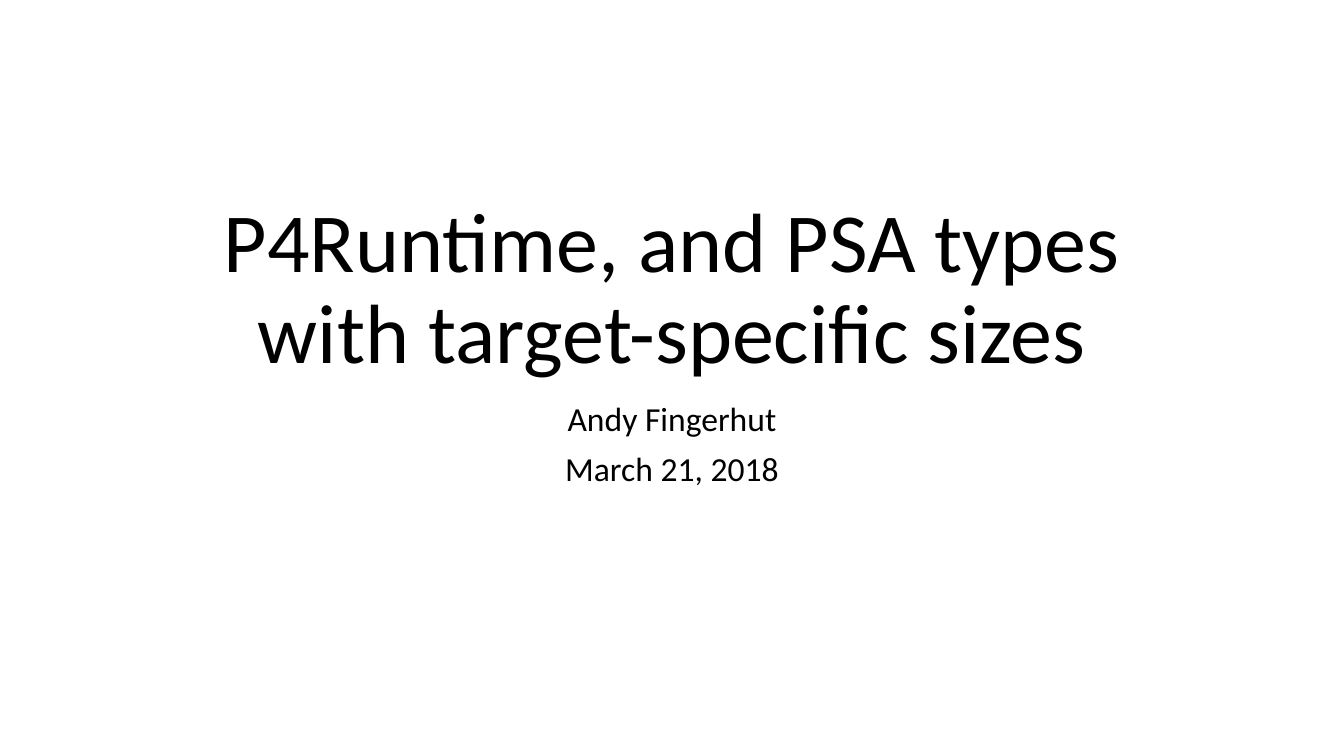
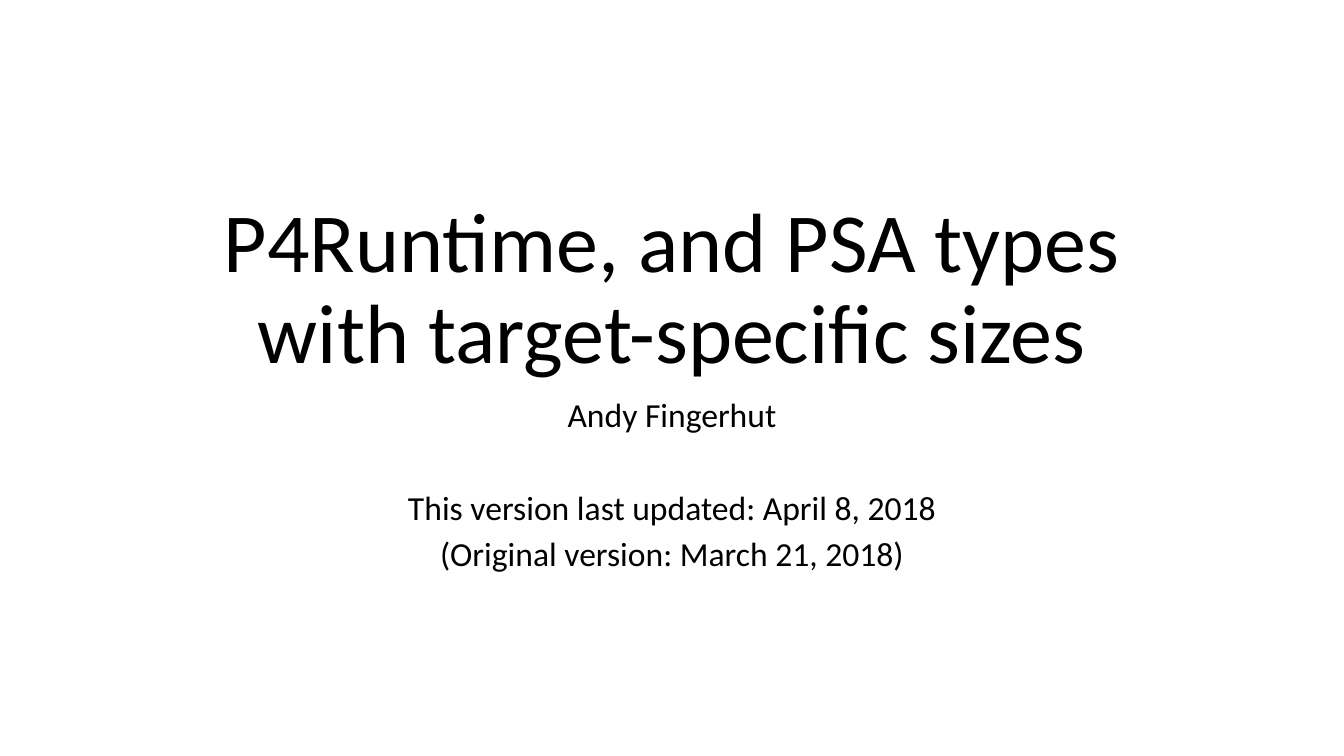
Before and after one commit to jafingerhut/p4-guide, a slide deck: slide 1 of docs/p4runtime-and-psa-target-specific-types.pptx. Drawn at 1344x756 pixels with LibreOffice and Linux fonts; fonts in the diff are those of the drawing. Boxes give left, top, right and bottom in pixels: in the first picture for what was removed or moved away, otherwise in the second. Text is boxed around its words. In the diff, an @@ line names an element or a change of style, - is before the commit and + after.

```diff
--- a/docs/p4runtime-and-psa-target-specific-types.pptx
+++ b/docs/p4runtime-and-psa-target-specific-types.pptx
@@ subtitle at <box>568,403,776,433</box>: line spacing 0.9 to 0.8 @@
@@ subtitle at <box>408,496,936,572</box>: text changed @@
-March 21, 2018
+This version last updated: April 8, 2018
+(Original version: March 21, 2018)
```
Also in this commit, not shown: 7 other slides changed, 7 slides added.
